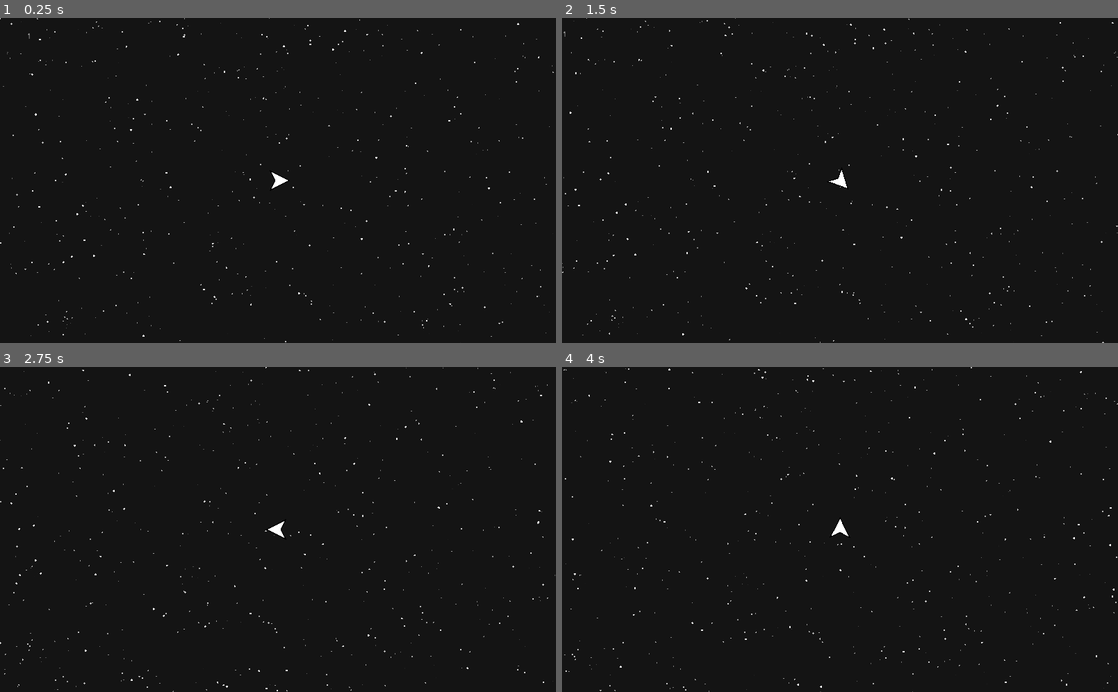
Above: before the commit, frames 1-4 (two rows, left to right).
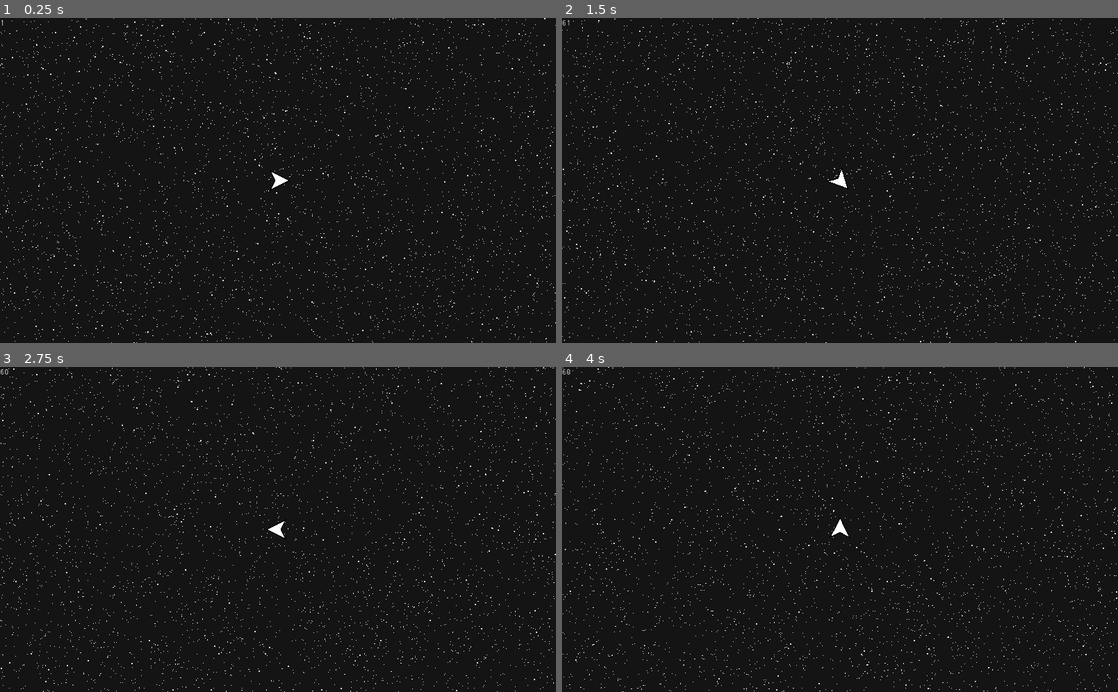
Above: after the commit, the same moments.

Repository: Jellonator/04-Space-Shooter
Game: Godot game, scene res://World/Game.tscn
Two runs of this game, one before a commit and one after it. Both use one fixed random seed, a clock stepped at 60 frames per second and the inputs below.
Inputs (mouse positions are in pixels of both pictures, inside the frame that each line leads up to):
- Up to frame 1 (0.25 s): no input
- Up to frame 2 (1.5 s): tap Enter at 0.5 s; move the mouse to (962, 164) at 0.52 s; hold D (move_right) 0.53-1.28 s; hold Shift (action_shoot) 0.53-1.28 s; move the mouse to (728, 196) at 1.27 s; hold S (move_down) from 1.28 s (still down); tap Down (look_down) at 1.35 s
- Up to frame 3 (2.75 s): move the mouse to (333, 458) at 2.02 s; release S (move_down) at 2.03 s; hold D (move_right) from 2.03 s (still down); hold Left (look_left) from 2.03 s (still down)
- Up to frame 4 (4 s): move the mouse to (812, 594) at 2.77 s; release D (move_right) at 2.78 s; release Left (look_left) at 2.78 s; hold W (move_up) 2.78-3.53 s; tap Right (look_right) at 2.85 s; move the mouse to (1006, 578) at 3.52 s; hold A (move_left) from 3.53 s (still down); hold Up (look_up) from 3.53 s (still down)

The runs differ from the first frame. In frame 1, 1.6% of the frame differs, in the area x 0-100%, y 0-100%; in frame 2, 1.5%; in frame 3, 1.6%; in frame 4, 1.6%.

Commit message:
Star renderer now uses particles; much more performant

Diff:
--- a/Util/BulletRenderer.gd
+++ b/Util/BulletRenderer.gd
@@ -45,7 +45,7 @@
 			i = i + 1
 
 func _draw():
-	var tx := get_viewport_transform()
+	var tx := get_viewport().canvas_transform
 	var offset = tx.xform(Vector2(0, 0))
 	var fps := str(Engine.get_frames_per_second())
 	draw_string(font, -offset + Vector2(0, font.get_height()), fps, Color.white)
--- a/Util/StarRenderer.gd
+++ b/Util/StarRenderer.gd
@@ -1,48 +1,18 @@
 extends Node2D
 
 const NUM_STARS := 512
-const MIN_STAR_SIZE := 0.75
+const MIN_STAR_SIZE := 1.15
 const MAX_STAR_SIZE := 2.0
 const MIN_STAR_DEPTH := 5.0
 const MAX_STAR_DEPTH := 15.0
 var stars = []
 var gradient: Gradient = Gradient.new()
 
-class Star:
-	var position: Vector2
-	var depth: float
-	var color: Color
-	func _init(pos, depth, color):
-		self.position = pos
-		self.depth = depth
-		self.color = color
-
-func _ready():
-	gradient.set_color(0, Color(1.0, 0.5, 0.5))
-	gradient.set_color(1, Color(0.7, 0.8, 1.0))
-	gradient.add_point(0.75, Color(0.9, 0.9, 0.9))
-	gradient.add_point(0.5, Color(0.9, 0.9, 0.7))
-	gradient.add_point(0.25, Color(0.9, 0.8, 0.7))
-	for i in range(NUM_STARS):
-		var ctemp := rand_range(0.0, 1.0)
-		var color = gradient.interpolate(ctemp)
-		var depth := sqrt(rand_range(0.0, 1.0)) * (MAX_STAR_DEPTH - MIN_STAR_DEPTH) + MIN_STAR_DEPTH
-		var pos := Vector2(rand_range(0, 1024)*depth, rand_range(0, 600)*depth)
-		stars.append(Star.new(pos, depth, color))
+onready var node_particles := $ParallaxBackground/ParallaxLayer/Particles2D
+onready var shader_mat := node_particles.process_material as ShaderMaterial
 
 func _process(delta):
-	update()
-
-func _draw():
 	var rect := get_viewport().get_visible_rect()
 	var tx := get_viewport().canvas_transform
 	rect.position = tx.xform(rect.position)
-	for star in stars:
-		var x = fposmod((star.position.x + rect.position.x) / star.depth, rect.size.x)
-		var y = fposmod((star.position.y + rect.position.y) / star.depth, rect.size.y)
-		var depth = star.depth
-		var sizelerp = (depth - MIN_STAR_DEPTH) / (MAX_STAR_DEPTH - MIN_STAR_DEPTH)
-		var size = lerp(MIN_STAR_SIZE, MAX_STAR_SIZE, 1.0-sizelerp)
-		var col = Color.white
-		col.a = sqrt(1.0-sizelerp)
-		draw_circle(Vector2(x, y) - rect.position, size, col)
+	shader_mat.set_shader_param("offset", rect.position)
--- /dev/null
+++ b/Util/StarRenderer.shader
@@ -0,0 +1,44 @@
+shader_type particles;
+
+uniform vec2 offset;
+uniform bool do_restart;
+
+float rand_from_seed(inout uint seed) {
+	int k;
+	int s = int(seed);
+	if (s == 0)
+	s = 305420679;
+	k = s / 127773;
+	s = 16807 * (s - k * 127773) - 2836 * k;
+	if (s < 0)
+		s += 2147483647;
+	seed = uint(s);
+	return float(seed % uint(65536)) / 65535.0;
+}
+
+float rand_from_seed_m1_p1(inout uint seed) {
+	return rand_from_seed(seed) * 2.0 - 1.0;
+}
+
+uint hash(uint x) {
+	x = ((x >> uint(16)) ^ x) * uint(73244475);
+	x = ((x >> uint(16)) ^ x) * uint(73244475);
+	x = (x >> uint(16)) ^ x;
+	return x;
+}
+
+void vertex() {
+	uint base_number = uint(INDEX);
+	uint alt_seed = hash(base_number + uint(2) + RANDOM_SEED);
+	if (RESTART) {
+		CUSTOM.z = sqrt(rand_from_seed(alt_seed)) * 20.0 + 1.0;
+		CUSTOM.x = rand_from_seed(alt_seed) * 1024.0 * CUSTOM.z;
+		CUSTOM.y = rand_from_seed(alt_seed) * 600.0 * CUSTOM.z;
+	}
+	COLOR = vec4(1, 1, 1, 0.85);
+	float sizelerp = (CUSTOM.z - 1.0) / (20.0 - 1.0);
+	float size = mix(1.0, 2.0, 1.0 - sizelerp);
+	TRANSFORM[3].xy = mod((CUSTOM.xy + offset) / CUSTOM.z, vec2(1024.0, 600.0));
+	TRANSFORM[0].x = size;
+	TRANSFORM[1].y = size;
+}
--- a/Util/StarRenderer.tscn
+++ b/Util/StarRenderer.tscn
@@ -1,7 +1,27 @@
-[gd_scene load_steps=2 format=2]
+[gd_scene load_steps=4 format=2]
 
 [ext_resource path="res://Util/StarRenderer.gd" type="Script" id=1]
+[ext_resource path="res://Util/StarRenderer.shader" type="Shader" id=2]
+
+[sub_resource type="ShaderMaterial" id=2]
+shader = ExtResource( 2 )
+shader_param/offset = Vector2( 1, 0 )
+shader_param/do_restart = null
 
 [node name="StarRenderer" type="Node2D"]
 z_index = -2
 script = ExtResource( 1 )
+
+[node name="ParallaxBackground" type="ParallaxBackground" parent="."]
+
+[node name="ParallaxLayer" type="ParallaxLayer" parent="ParallaxBackground"]
+scale = Vector2( 0.1, 1 )
+motion_scale = Vector2( 0, 0 )
+motion_offset = Vector2( -512, -300 )
+
+[node name="Particles2D" type="Particles2D" parent="ParallaxBackground/ParallaxLayer"]
+scale = Vector2( 10, 1 )
+amount = 4096
+lifetime = 0.01
+visibility_rect = Rect2( 0, 0, 1024, 600 )
+process_material = SubResource( 2 )
